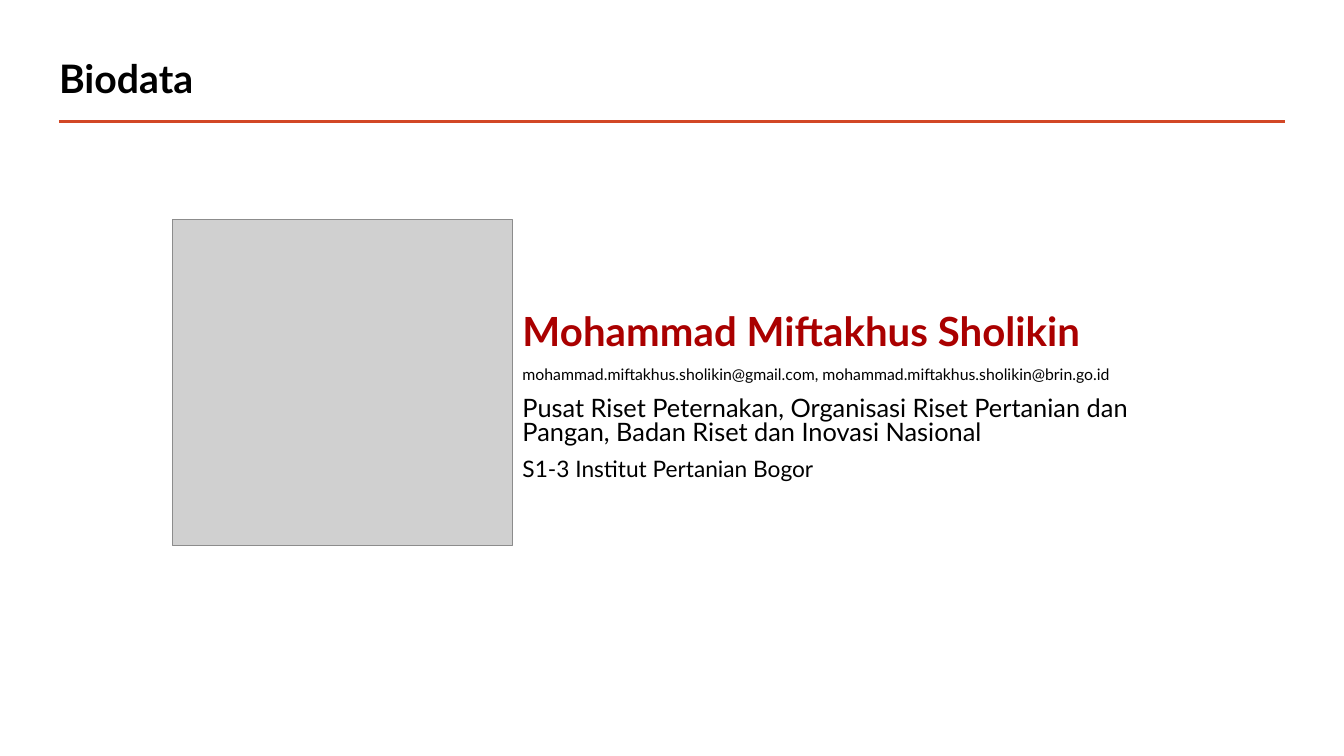
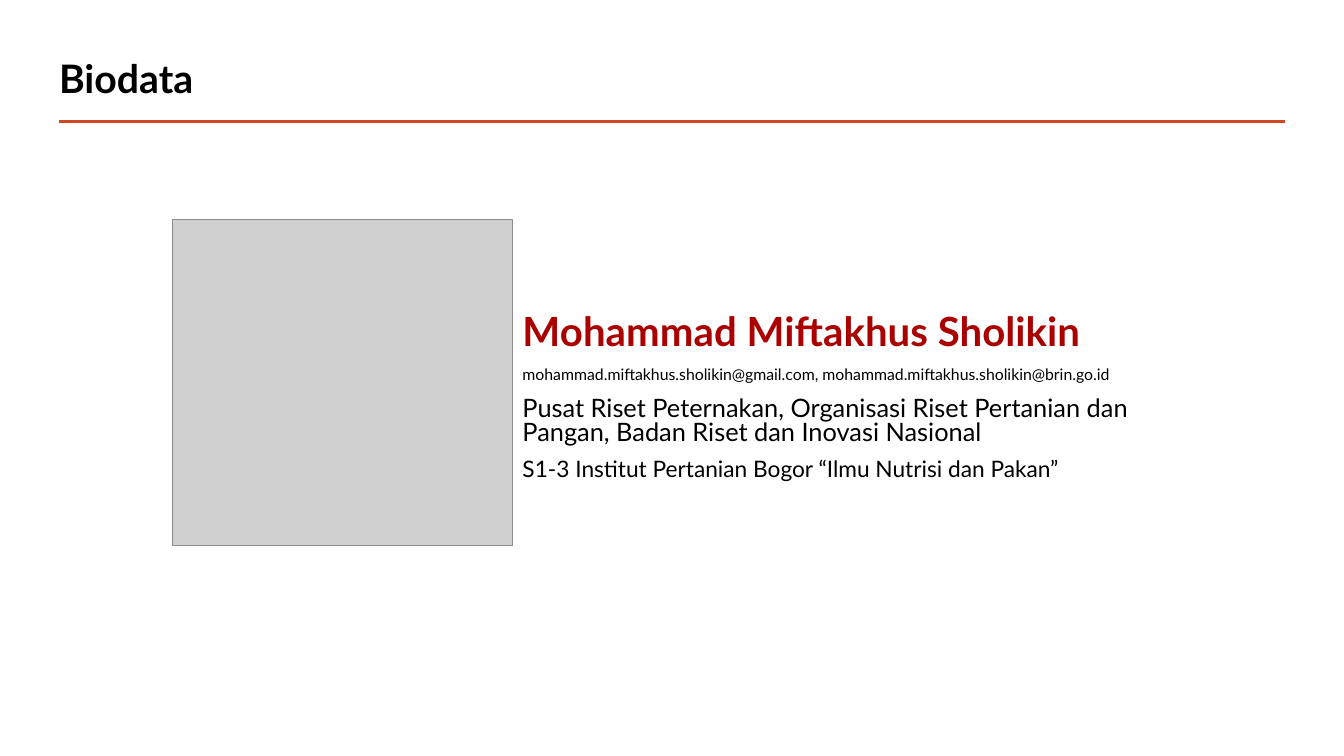
Before and after one commit to mohammad-miftakhus-sholikin/pelatihan-2020-metal, a slide deck: slide 2 of ch3_reference/Presentation_2022__Sholikin.pptx. Drawn at 1344x756 pixels with LibreOffice and Linux fonts; fonts in the diff are those of the drawing; grey boxes stand for pictures. Boxes give left, top, right and bottom in pixels: in the first picture for what was removed or moved away, otherwise in the second. Text is boxed around its words. In the diff, an @@ line names an element or a change of style, - is before the commit and + after.

```diff
--- a/ch3_reference/Presentation_2022__Sholikin.pptx
+++ b/ch3_reference/Presentation_2022__Sholikin.pptx
@@ text at bbox=[522, 459, 1059, 481]: text changed @@
-S1-3 Institut Pertanian Bogor
+S1-3 Institut Pertanian Bogor “Ilmu Nutrisi dan Pakan”
```
Also in this commit, not shown: 6 other slides changed, 4 slides added, 6 other files.
